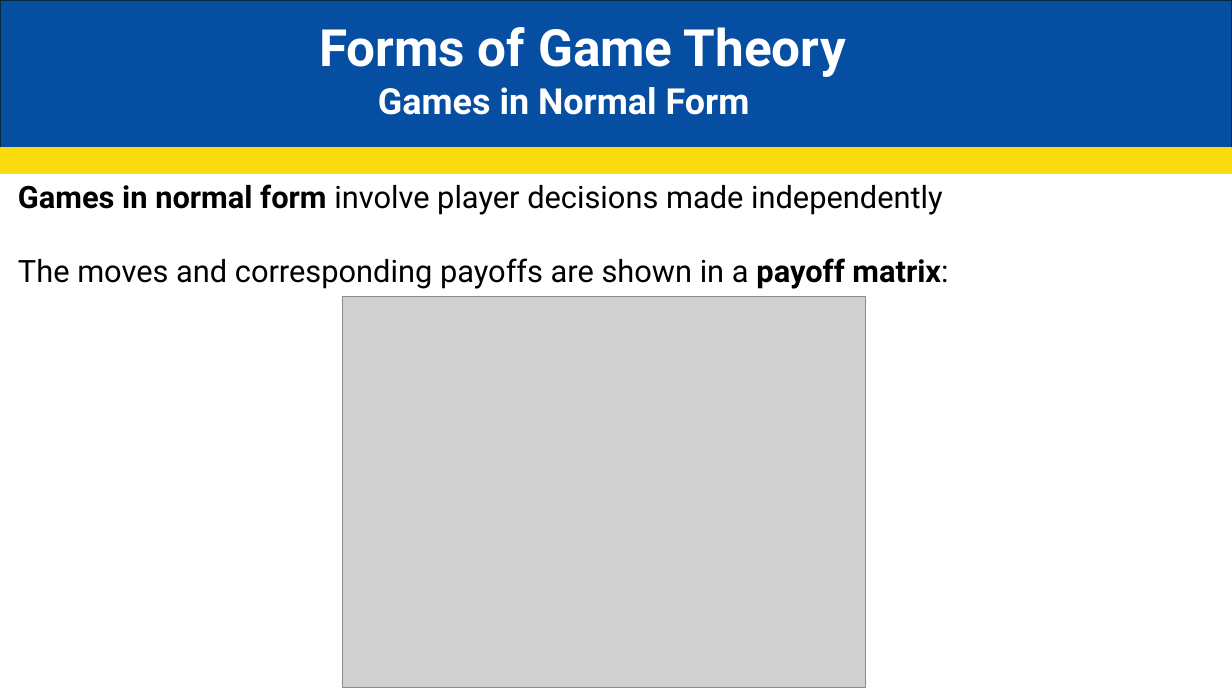
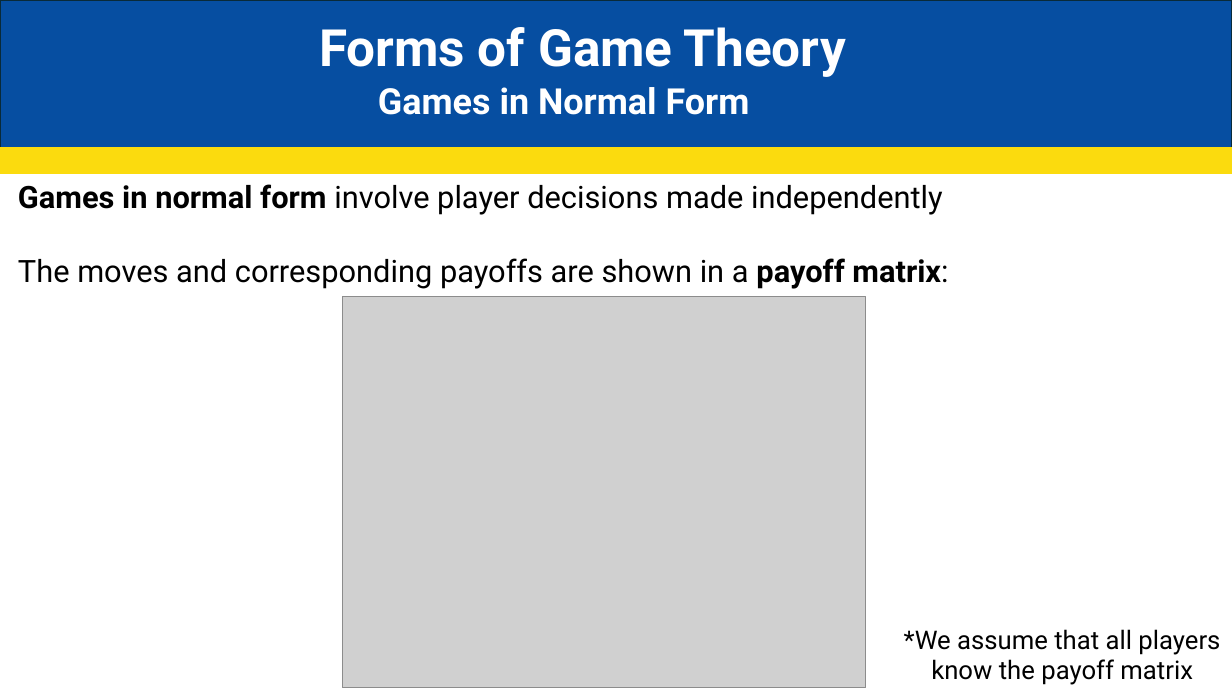
Before and after one commit to JakeCisc210/Candidacy, a slide deck: slide 6 of Reading Course/Presentations/Game Theory.pptx. Drawn at 1232x693 pixels with LibreOffice and Linux fonts; fonts in the diff are those of the drawing; grey boxes stand for pictures. Boxes give left, top, right and bottom in pixels: in the first picture for what was removed or moved away, otherwise in the second. Text is boxed around its words. In the diff, an @@ line names an element or a change of style, - is before the commit and + after.

```diff
--- a/Reading Course/Presentations/Game Theory.pptx
+++ b/Reading Course/Presentations/Game Theory.pptx
@@ text added at (904,629,1220,685), 20 pt, text #000000 @@
+  *We assume that all players know the payoff matrix
```
Also in this commit, not shown: 11 slides added.
